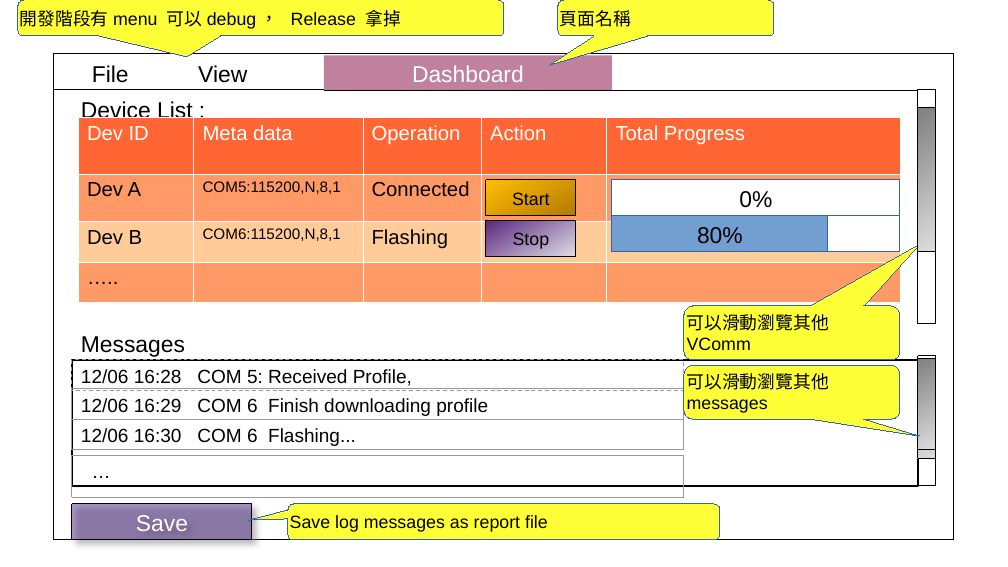
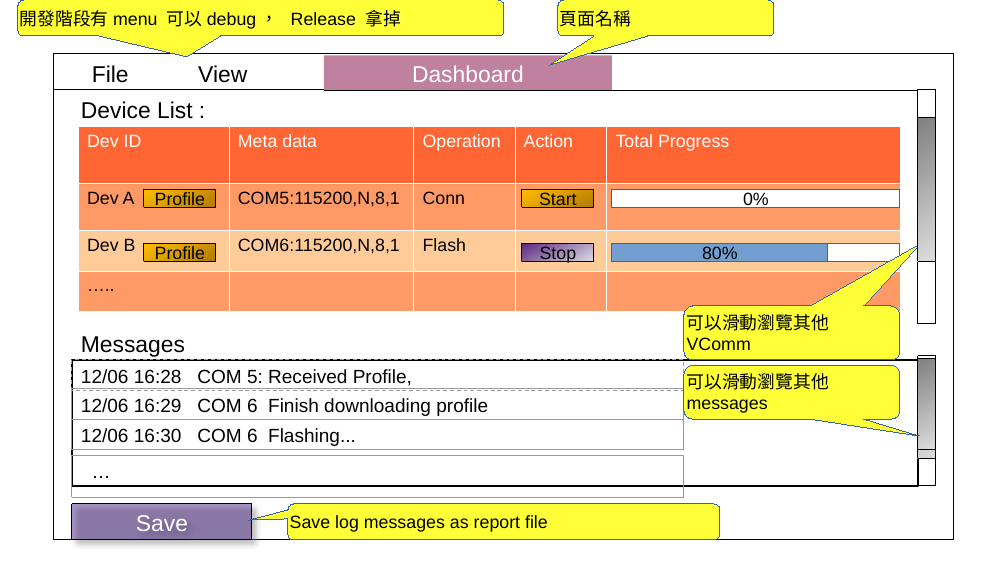
Before and after one commit to tomjpsun/obsidianVaults, a slide deck: slide 2 of DM9051A OTP 燒錄專案/Sketch.odp. Drawn at 1008x567 pixels with LibreOffice and Linux fonts; fonts in the diff are those of the drawing. Boxes give left, top, right and bottom in pixels: in the first picture for what was removed or moved away, otherwise in the second. Text is boxed around its words. In the diff, an @@ line names an element or a change of style, - is before the commit and + after.

```diff
--- a/DM9051A OTP 燒錄專案/Sketch.odp
+++ b/DM9051A OTP 燒錄專案/Sketch.odp
@@ 2 rectangles, 1 table: place and size @@
-2 rectangles, 1 table at <box>78,108,937,302</box>
+2 rectangles, 1 table at <box>78,117,937,311</box>
@@ table at <box>78,126,901,311</box> @@
-row 2, column 3: Connected
+row 2, column 3: Conn
-row 3, column 3: Flashing
+row 3, column 3: Flash
@@ size 16 to 14 pt in "Dev ID", "Meta data", "Operation", "Action" and 4 more places @@
@@ size 12 to 14 pt in "COM5:115200,N,8,1", "COM6:115200,N,8,1" @@
@@ rectangle added at <box>144,189,216,208</box>, fill gradient #FFBF00 to #B47804, outline #000000 0 pt dashed, 14 pt, text #000000 @@
+Profile
@@ rectangle "Start": place and size @@
-rectangle "Start" at <box>486,180,575,216</box>
+rectangle "Start" at <box>522,189,595,208</box>
@@ rectangle "0%": place and size @@
-rectangle "0%" at <box>612,180,900,216</box>
+rectangle "0%" at <box>612,189,900,208</box>
@@ rectangle added at <box>144,243,216,262</box>, fill gradient #FFBF00 to #B47804, outline #000000 0 pt dashed, 14 pt, text #000000 @@
+Profile
@@ rectangle "Stop": place and size @@
-rectangle "Stop" at <box>486,220,575,256</box>
+rectangle "Stop" at <box>522,243,595,262</box>
@@ size 18 to 14 pt in 3 elements at <box>612,189,900,208</box>, <box>612,243,900,262</box>, <box>612,243,828,262</box> @@
@@ rectangle "80%": place and size @@
-rectangle "80%" at <box>612,216,900,252</box>
+rectangle "80%" at <box>612,243,900,262</box>
@@ rectangle "80%": place and size @@
-rectangle "80%" at <box>612,216,828,252</box>
+rectangle "80%" at <box>612,243,828,262</box>
```
Also in this commit, not shown: 1 other file.
